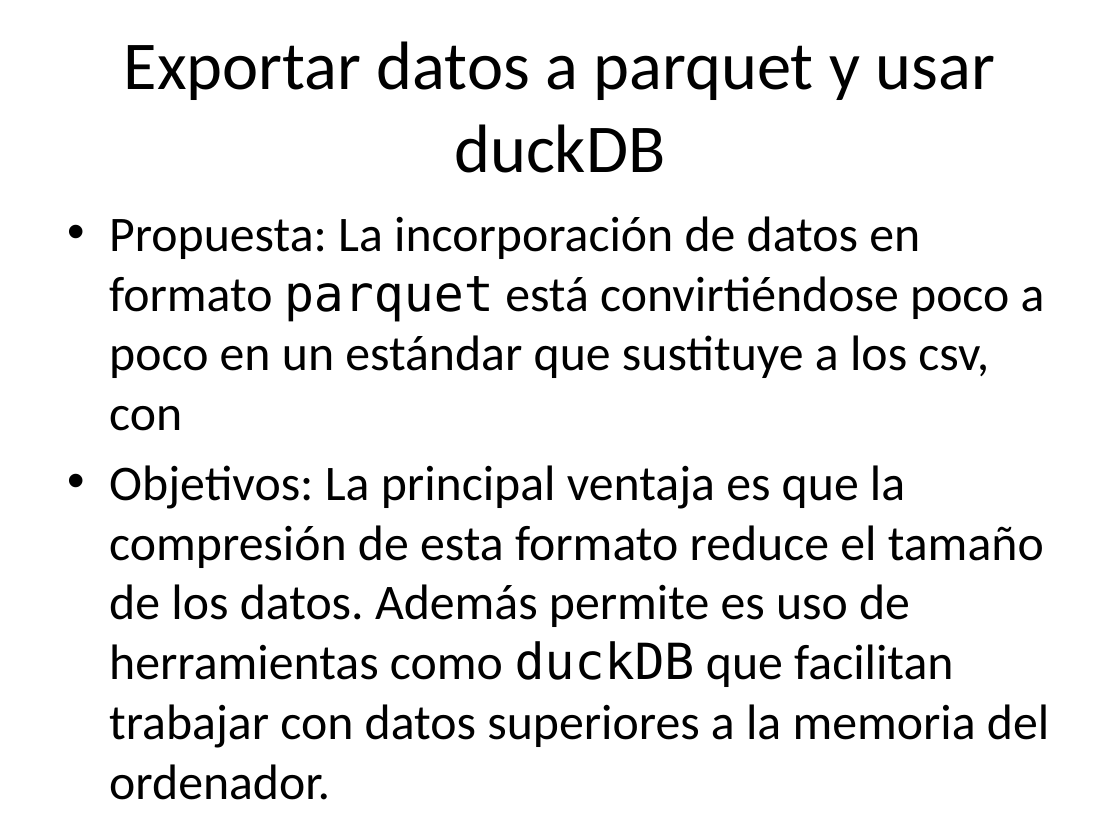
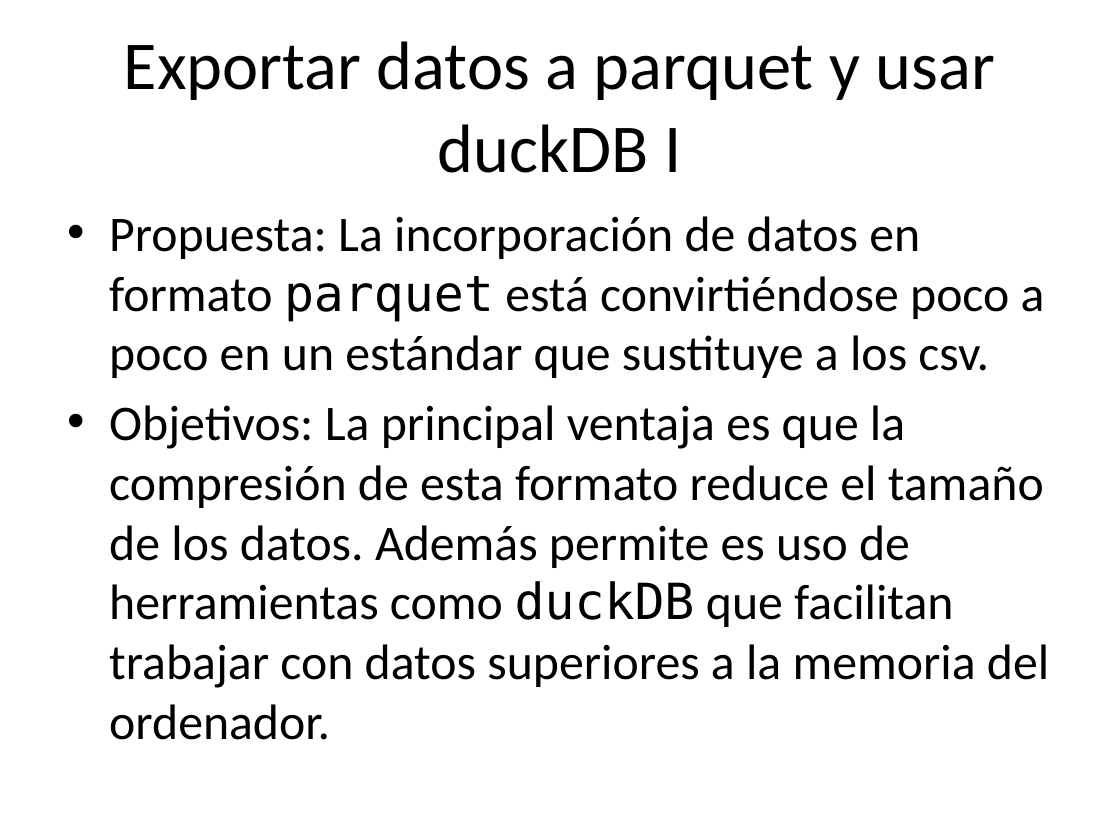
Before and after one commit to santiagomota/datos-madrid-presentacion, a slide deck: slide 7 of docs/index.pptx. Drawn at 1120x840 pixels with LibreOffice and Linux fonts; fonts in the diff are those of the drawing. Boxes give left, top, right and bottom in pixels: in the first picture for what was removed or moved away, otherwise in the second. Text is boxed around its words. In the diff, an @@ line names an element or a change of style, - is before the commit and + after.

```diff
--- a/docs/index.pptx
+++ b/docs/index.pptx
@@ title at bbox=[124, 41, 995, 173]: text changed @@
-Exportar datos a parquet y usar duckDB
+Exportar datos a parquet y usar duckDB I
@@ text at bbox=[109, 216, 1045, 378]: text changed @@
-• Propuesta: La incorporación de datos en formato parquet está convirtiéndose poco a poco en un estándar que sustituye a los csv, con
+• Propuesta: La incorporación de datos en formato parquet está convirtiéndose poco a poco en un estándar que sustituye a los csv.
```
Also in this commit, not shown: 3 other slides changed, 4 other files.
